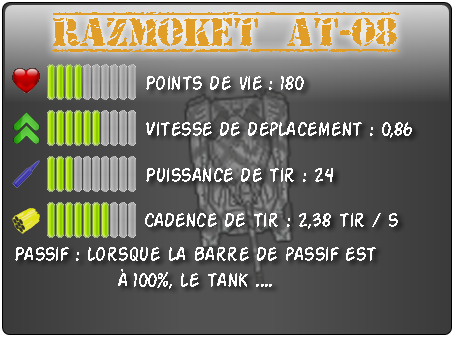
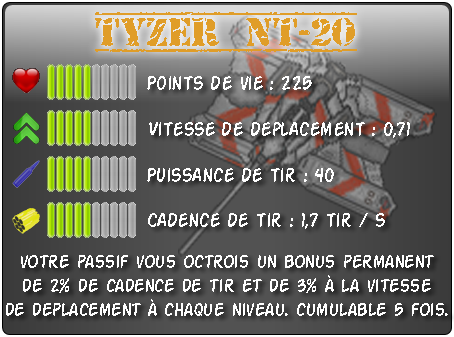
Two versions of the same layered image (454 × 337). Layer-by-layer changes:
renamed "Cadence de tir : 2,38 tir / s" to "Cadence de tir : 1,7 tir / s", painted on it over [145, 213, 398, 229]
renamed "Points de vie : 180" to "Points de vie : 225", painted on it over [146, 76, 312, 90]
renamed "Passif : lorsque la barre de passif est à 100%, le tank ...." to "votre passif vous octrois un bonus permanent de 2% de cadence d", painted on it over [6, 247, 448, 316]
renamed "Razmoket AT-08" to "Tyzer nt-20", painted on it over [52, 12, 399, 52]
renamed "Puissance de tir : 24" to "Puissance de tir : 40", painted on it over [146, 168, 334, 182]
renamed "Vitesse de deplacement : 0,86" to "Vitesse de deplacement : 0,71", painted on it over [146, 122, 412, 138]
renamed "Calque 30" to "Calque 44", painted on it over [74, 64, 109, 238]
hid "Calque 10" over [182, 88, 296, 289]
showed "Calque 1" over [178, 12, 437, 257]
